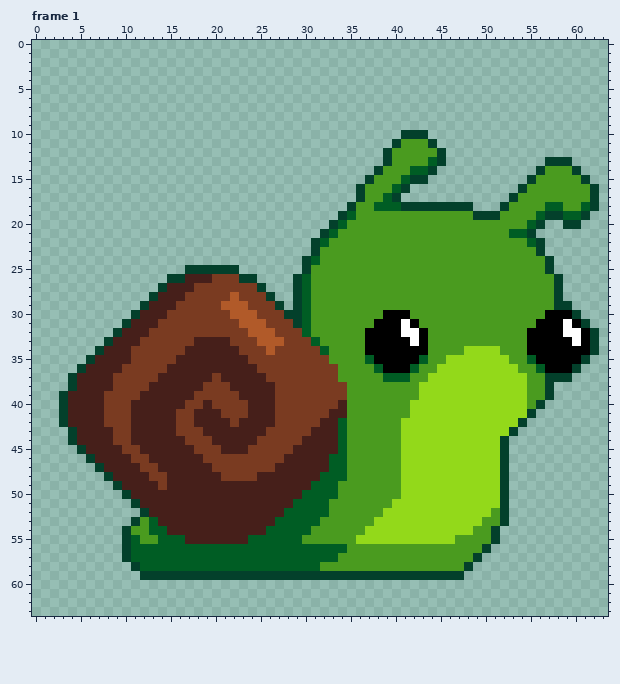
Edited in one commit: pixel-art file (WIP assets/playerBaseSnail.aseprite). That is the earlier state.
64x64 pixels, 1 frame. Shown: frame 1. The commit also changed other frames, which this record leaves out.
After:
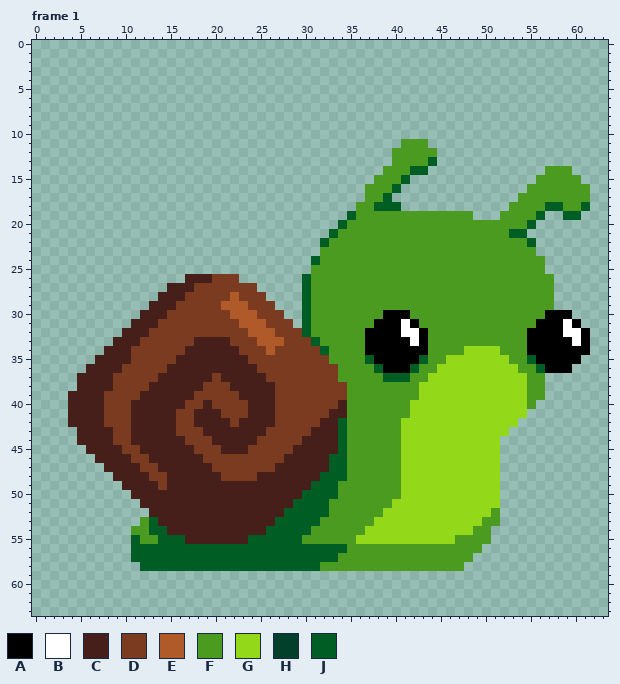
Palette (. is transparent): A #000000  B #ffffff  C #461f1a  D #7a3b21  E #b15a29  F #4a9b1f  G #93d91a  H #03402b  J #005d24
Difference:
layer "Flattened" now hidden
Changed rows in their new state; - is an unchanged pixel.
Frame 1:
first column x 3:
10 --------------------------------------...-------------------
11 -------------------------------------.---.------------------
12 ------------------------------------.-----.-----------------
13 ------------------------------------.-----.-----------...---
14 -----------------------------------.-----.-----------.---.--
15 ----------------------------------.----..-----------.-----.-
16 ---------------------------------.----.------------.-------.
17 ---------------------------------.---.------------.--------.
18 --------------------------------.-----........---.---------.
19 -------------------------------.--------------...-----..--.-
20 ------------------------------.----------------------.--..--
21 -----------------------------.----------------------.-------
22 ----------------------------.------------------------.------
23 ----------------------------.------------------------.------
24 ---------------------------.--------------------------.-----
25 --------------......-------.--------------------------.-----
26 ------------..------..----.----------------------------.----
27 -----------.----------.---.----------------------------.----
28 ----------.------------.--.----------------------------.----
29 ---------.--------------.-.----------------------------..---
30 --------.----------------..------------------------------.--
31 -------.------------------.-------------------------------.-
32 ------.----------------------------------------------------.
33 -----.-----------------------------------------------------.
34 ----.------------------------------------------------------.
35 ---.------------------------------------------------------.-
36 --.------------------------------------------------------.--
37 -.----------------------------------------------------...---
38 -.----------------------------------------------------.-----
39 .-----------------------------------------------------.-----
40 .----------------------------------------------------.------
41 .---------------------------------------------------.-------
42 .--------------------------------------------------.--------
43 -.------------------------------------------------.---------
44 -.-----------------------------------------------.----------
45 --.----------------------------------------------.----------
46 ---.---------------------------------------------.----------
47 ----.--------------------------------------------.----------
48 -----.-------------------------------------------.----------
49 ------.------------------------------------------.----------
50 -------.-----------------------------------------.----------
51 --------.----------------------------------------.----------
52 ---------.---------------------------------------.----------
53 --------.----------------------------------------.----------
54 -------.----------------------------------------.-----------
55 -------.----------------------------------------.-----------
56 -------.---------------------------------------.------------
57 -------.--------------------------------------.-------------
58 --------.------------------------------------.--------------
59 ---------....................................---------------
